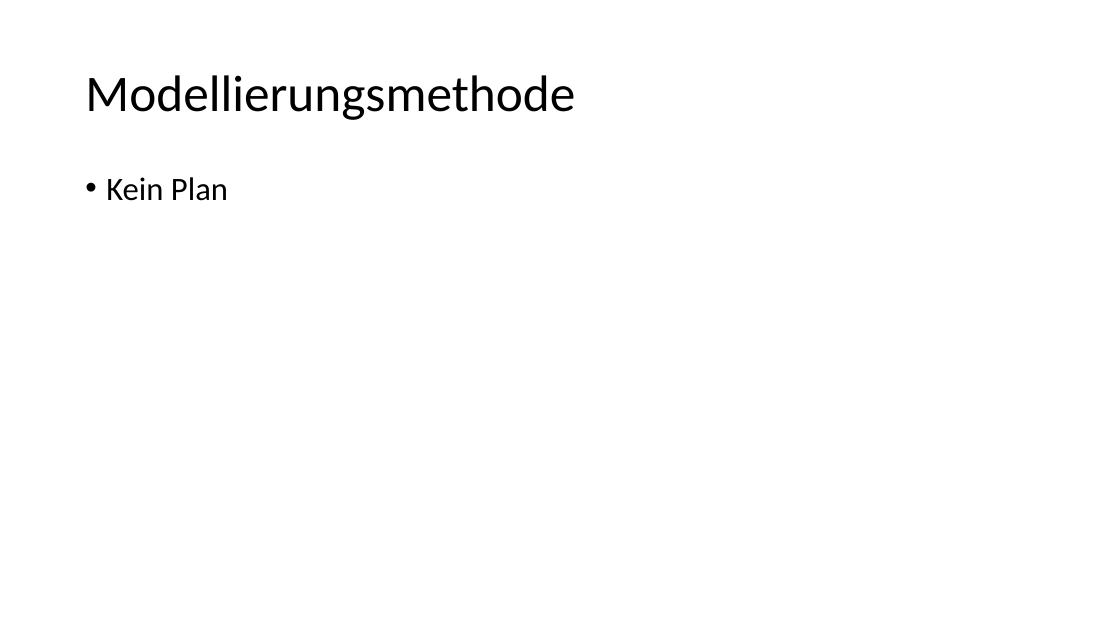
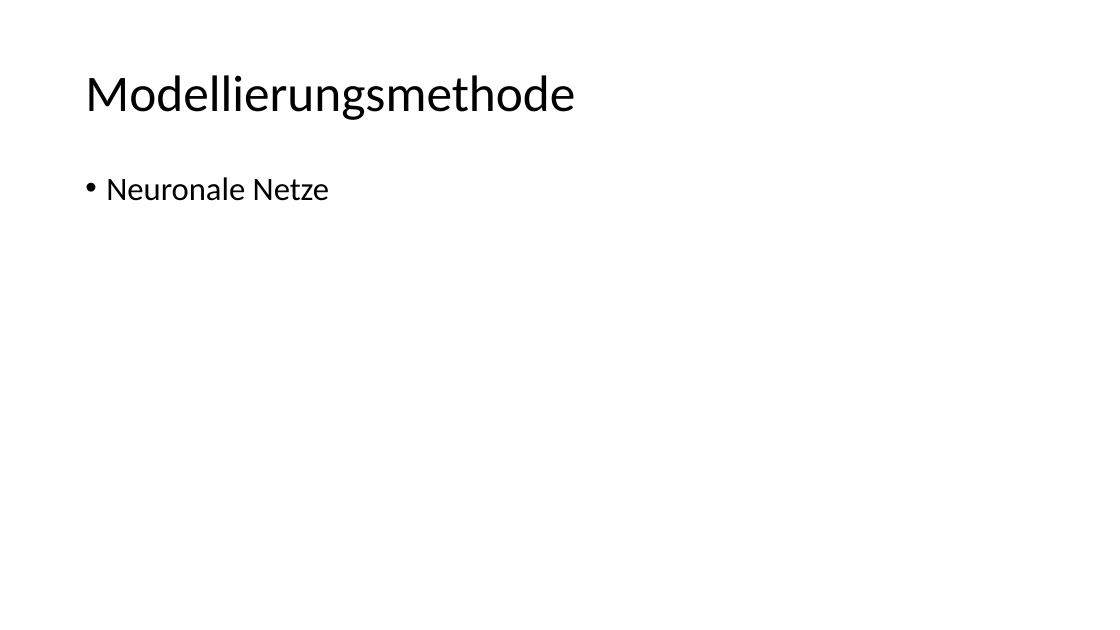
Before and after one commit to linuxfanatiker/hugepackage, a slide deck: slide 8 of 1Woche_Paketerkennung.pptx. Drawn at 1120x630 pixels with LibreOffice and Linux fonts; fonts in the diff are those of the drawing. Boxes give left, top, right and bottom in pixels: in the first picture for what was removed or moved away, otherwise in the second. Text is boxed around its words. In the diff, an @@ line names an element or a change of style, - is before the commit and + after.

```diff
--- a/1Woche_Paketerkennung.pptx
+++ b/1Woche_Paketerkennung.pptx
@@ text at box(106, 177, 329, 201): text changed @@
-• Kein Plan
+• Neuronale Netze
```
Also in this commit, not shown: 1 other slide changed, 1 slide added.
